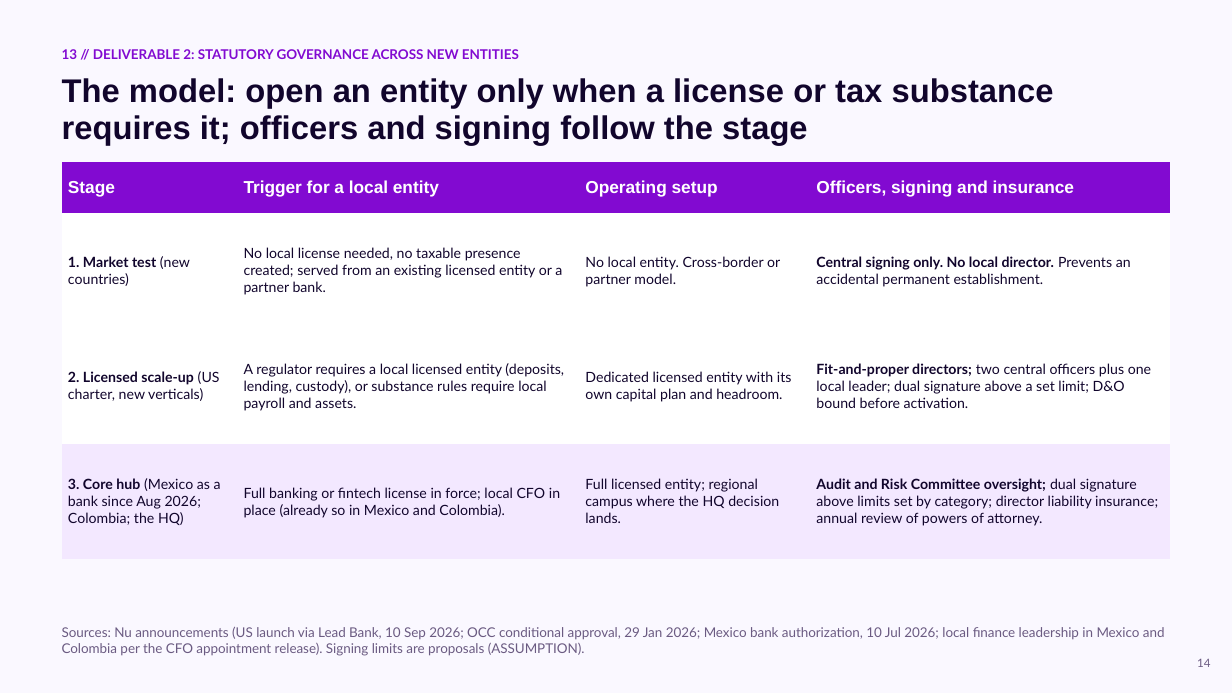
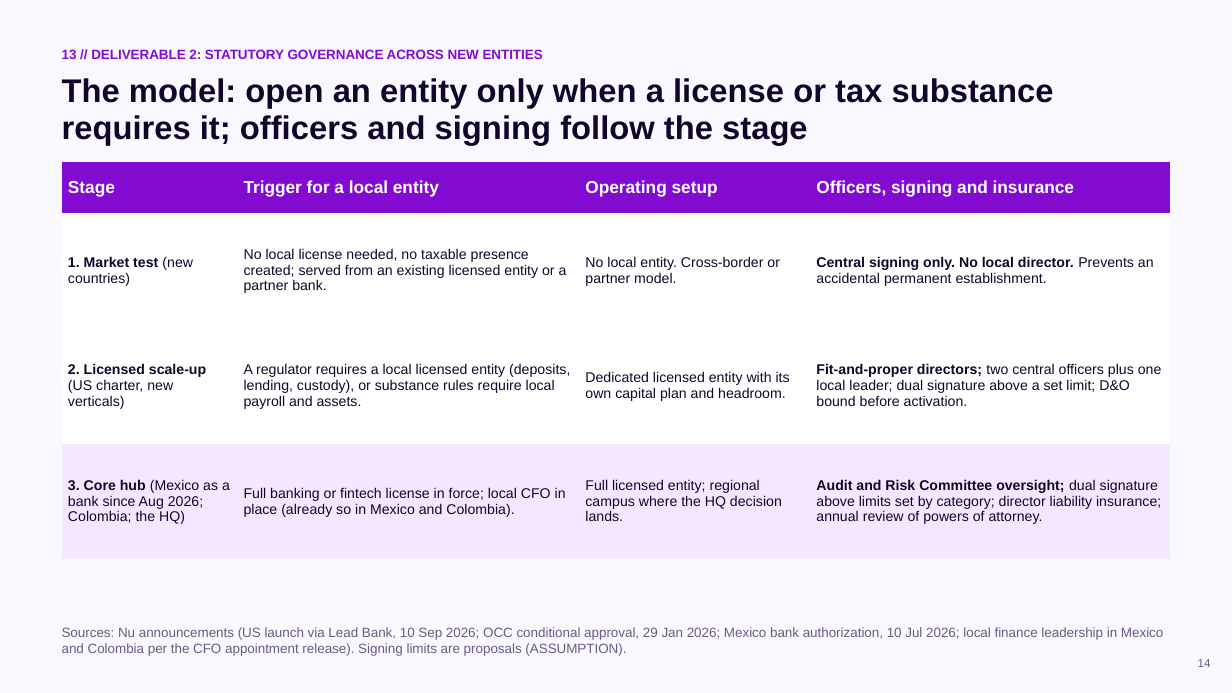
Before and after one commit to cmx24/business-case, a slide deck: slide 14 of deck/CFO_CoS_deck_v3.pptx. Drawn at 1232x693 pixels with LibreOffice and Linux fonts; fonts in the diff are those of the drawing. Boxes give left, top, right and bottom in pixels: in the first picture for what was removed or moved away, otherwise in the second. Text is boxed around its words. In the diff, an @@ line names an element or a change of style, - is before the commit and + after.

```diff
--- a/deck/CFO_CoS_deck_v3.pptx
+++ b/deck/CFO_CoS_deck_v3.pptx
@@ table at [62, 162, 1171, 559] @@
@@ font Lato to Arial @@
@@ font Lato to Arial in 3 elements at [62, 49, 543, 59], [62, 627, 1163, 656], [1198, 659, 1211, 667] @@
```
Also in this commit, not shown: 21 other slides changed, 2 other files.
